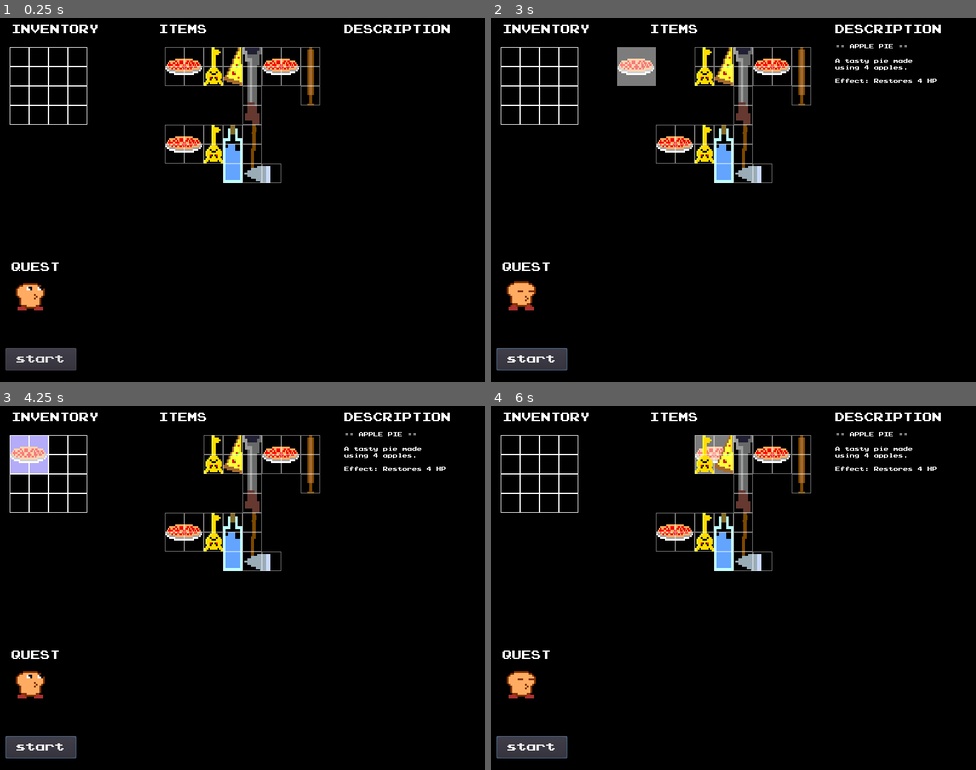
Above: before the commit, frames 1-4 (two rows, left to right).
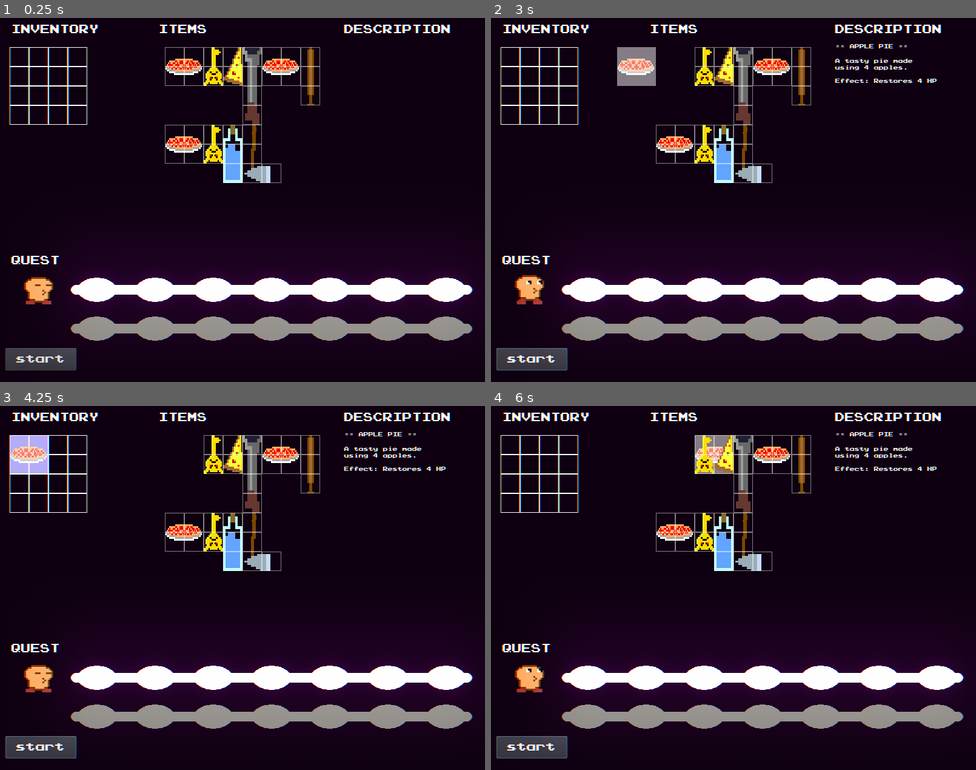
Above: after the commit, the same moments.

Repository: mcerdeira/inventory
Game: Godot game, scene res://scenes/Main.tscn
Two runs of this game, one before a commit and one after it. Both use one fixed random seed, a clock stepped at 60 frames per second and the inputs below.
Inputs (mouse positions are in pixels of both pictures, inside the frame that each line leads up to):
- Up to frame 1 (0.25 s): no input
- Up to frame 2 (3 s): click "start" at 0.5 s; click "start" at 1.25 s; click "start" at 2 s; drag from (675, 65) to (510, 58) at 2.77 s
- Up to frame 3 (4.25 s): drag from (213, 453) to (19, 446) at 3.52 s
- Up to frame 4 (6 s): tap Enter at 4.25 s; move the mouse to (723, 453) at 4.27 s; click (723, 453) at 4.42 s; drag from (743, 475) to (529, 446) at 5.02 s; drag from (772, 453) to (549, 446) at 5.77 s

The runs differ from the first frame. In frame 1, 29% of the frame differs, in the area x 1-100%, y 1-97%; in frame 2, 29%; in frame 3, 29%; in frame 4, 29%.

Commit message:
Agregar paths y efectos glow

Diff:
--- a/src/default_env.tres
+++ b/src/default_env.tres
@@ -3,5 +3,4 @@
 [sub_resource type="ProceduralSky" id=1]
 
 [resource]
-background_mode = 2
 background_sky = SubResource( 1 )
--- a/src/project.godot
+++ b/src/project.godot
@@ -63,5 +63,6 @@
 
 [rendering]
 
-environment/default_clear_color=Color( 0, 0, 0, 1 )
+2d/snapping/use_gpu_pixel_snap=true
+environment/default_clear_color=Color( 0.141176, 0.141176, 0.141176, 1 )
 environment/default_environment="res://default_env.tres"
--- /dev/null
+++ b/src/scenes/Background.tscn
@@ -0,0 +1,7 @@
+[gd_scene format=2]
+
+[node name="ColorRect" type="ColorRect"]
+margin_left = -352.0
+margin_top = 256.0
+margin_bottom = 608.0
+color = Color( 0, 0, 0, 1 )
--- a/src/scenes/Main.tscn
+++ b/src/scenes/Main.tscn
@@ -1,16 +1,24 @@
-[gd_scene load_steps=24 format=2]
+[gd_scene load_steps=30 format=2]
 
 [ext_resource path="res://fonts/prstartk.ttf" type="DynamicFontData" id=1]
 [ext_resource path="res://scenes/Slot.tscn" type="PackedScene" id=2]
 [ext_resource path="res://scenes/Information.gd" type="Script" id=3]
+[ext_resource path="res://scenes/path.tscn" type="PackedScene" id=5]
 [ext_resource path="res://art_vault/images/player_idle_spr_0.png" type="Texture" id=6]
 [ext_resource path="res://art_vault/images/player_idle_spr_1.png" type="Texture" id=7]
 [ext_resource path="res://art_vault/images/player_eyes_spr_1.png" type="Texture" id=8]
 [ext_resource path="res://art_vault/images/player_eyes_spr_0.png" type="Texture" id=9]
+[ext_resource path="res://scenes/player.gd" type="Script" id=10]
+[ext_resource path="res://scenes/Background.tscn" type="PackedScene" id=11]
 [ext_resource path="res://scenes/OutSide.gd" type="Script" id=16]
 [ext_resource path="res://scenes/InventoryArea.gd" type="Script" id=17]
 [ext_resource path="res://scenes/Main.gd" type="Script" id=18]
 
+[sub_resource type="Environment" id=19]
+background_mode = 4
+glow_enabled = true
+glow_hdr_threshold = 1.5
+
 [sub_resource type="DynamicFont" id=14]
 font_data = ExtResource( 1 )
 
@@ -22,6 +30,28 @@
 
 [sub_resource type="DynamicFont" id=4]
 font_data = ExtResource( 1 )
+
+[sub_resource type="DynamicFont" id=7]
+font_data = ExtResource( 1 )
+
+[sub_resource type="DynamicFont" id=8]
+size = 8
+font_data = ExtResource( 1 )
+
+[sub_resource type="RectangleShape2D" id=9]
+extents = Vector2( 113.5, 21 )
+
+[sub_resource type="RectangleShape2D" id=10]
+extents = Vector2( 112.125, 10 )
+
+[sub_resource type="RectangleShape2D" id=11]
+extents = Vector2( 27.5, 92 )
+
+[sub_resource type="RectangleShape2D" id=12]
+extents = Vector2( 30.5, 86.5 )
+
+[sub_resource type="RectangleShape2D" id=13]
+extents = Vector2( 64, 64 )
 
 [sub_resource type="SpriteFrames" id=5]
 animations = [ {
@@ -39,30 +69,44 @@
 "speed": 5.0
 } ]
 
-[sub_resource type="DynamicFont" id=7]
-font_data = ExtResource( 1 )
-
-[sub_resource type="DynamicFont" id=8]
-size = 8
-font_data = ExtResource( 1 )
-
-[sub_resource type="RectangleShape2D" id=9]
-extents = Vector2( 113.5, 21 )
-
-[sub_resource type="RectangleShape2D" id=10]
-extents = Vector2( 112.125, 10 )
-
-[sub_resource type="RectangleShape2D" id=11]
-extents = Vector2( 27.5, 92 )
-
-[sub_resource type="RectangleShape2D" id=12]
-extents = Vector2( 30.5, 86.5 )
-
-[sub_resource type="RectangleShape2D" id=13]
-extents = Vector2( 64, 64 )
+[sub_resource type="Shader" id=17]
+code = "shader_type canvas_item;
+
+uniform bool apply = true;
+uniform float amount = 0.1;
+uniform sampler2D offset_texture : hint_white;
+
+void fragment() {
+	vec4 texture_color = texture(SCREEN_TEXTURE, SCREEN_UV);
+	vec4 color = texture_color;
+
+	if (apply == true) {
+		float adjusted_amount = amount * texture(offset_texture, SCREEN_UV).r / 100.0;
+		color.r = texture(SCREEN_TEXTURE, vec2(SCREEN_UV.x + adjusted_amount, SCREEN_UV.y)).r;
+		color.g = texture(SCREEN_TEXTURE, SCREEN_UV).g;
+		color.b = texture(SCREEN_TEXTURE, vec2(SCREEN_UV.x - adjusted_amount, SCREEN_UV.y)).b;
+	}
+	COLOR = color;
+}"
+
+[sub_resource type="ShaderMaterial" id=18]
+shader = SubResource( 17 )
+shader_param/apply = true
+shader_param/amount = 0.1
 
 [node name="Main" type="Node2D"]
 script = ExtResource( 18 )
+
+[node name="BackGround" parent="." instance=ExtResource( 11 )]
+margin_left = -96.0
+margin_top = -32.0
+margin_right = 896.0
+margin_bottom = 640.0
+mouse_filter = 2
+color = Color( 0.0588235, 0.00392157, 0.0666667, 1 )
+
+[node name="WorldEnvironment" type="WorldEnvironment" parent="."]
+environment = SubResource( 19 )
 
 [node name="Slot" parent="." instance=ExtResource( 2 )]
 position = Vector2( 32, 64 )
@@ -132,8 +176,9 @@
 position = Vector2( 19, 403 )
 
 [node name="lbl_title" type="Label" parent="Quest"]
-margin_right = 40.0
-margin_bottom = 14.0
+margin_top = -11.0
+margin_right = 80.0
+margin_bottom = 5.0
 custom_fonts/font = SubResource( 2 )
 text = "QUEST"
 
@@ -145,19 +190,6 @@
 custom_fonts/font = SubResource( 4 )
 text = "start"
 
-[node name="player" type="Node2D" parent="Quest"]
-position = Vector2( 31, 55 )
-scale = Vector2( 3, 3 )
-
-[node name="player" type="AnimatedSprite" parent="Quest/player"]
-frames = SubResource( 5 )
-playing = true
-
-[node name="eyes" type="AnimatedSprite" parent="Quest/player"]
-frames = SubResource( 6 )
-speed_scale = 0.5
-playing = true
-
 [node name="Information" type="Node2D" parent="."]
 position = Vector2( 568, 11 )
 script = ExtResource( 3 )
@@ -208,3 +240,40 @@
 [node name="CollisionShape2D" type="CollisionShape2D" parent="InventoryArea"]
 position = Vector2( 80, 112 )
 shape = SubResource( 13 )
+
+[node name="HerosPath" type="Node2D" parent="."]
+
+[node name="player" type="Node2D" parent="HerosPath"]
+position = Vector2( 64, 448 )
+scale = Vector2( 3, 3 )
+script = ExtResource( 10 )
+
+[node name="player" type="AnimatedSprite" parent="HerosPath/player"]
+frames = SubResource( 5 )
+playing = true
+__meta__ = {
+"_edit_lock_": true
+}
+
+[node name="eyes" type="AnimatedSprite" parent="HerosPath/player"]
+frames = SubResource( 6 )
+frame = 1
+speed_scale = 0.5
+playing = true
+__meta__ = {
+"_edit_lock_": true
+}
+
+[node name="path1" parent="HerosPath" instance=ExtResource( 5 )]
+
+[node name="path2" parent="HerosPath" instance=ExtResource( 5 )]
+position = Vector2( 448, 512 )
+index = 1
+
+[node name="ChromeAbrr" type="ColorRect" parent="."]
+material = SubResource( 18 )
+margin_left = -64.0
+margin_top = -64.0
+margin_right = 928.0
+margin_bottom = 608.0
+mouse_filter = 2
--- /dev/null
+++ b/src/scenes/MileStone.gd
@@ -0,0 +1,8 @@
+extends Node2D
+var index = 0
+
+func _ready():
+	index = get_parent().index
+
+func _physics_process(delta):
+	$back.frame = (Global.path == index)
--- /dev/null
+++ b/src/scenes/MileStone.tscn
@@ -0,0 +1,20 @@
+[gd_scene load_steps=5 format=2]
+
+[ext_resource path="res://sprites/milestoneback1.png" type="Texture" id=1]
+[ext_resource path="res://sprites/milestoneback.png" type="Texture" id=2]
+[ext_resource path="res://scenes/MileStone.gd" type="Script" id=3]
+
+[sub_resource type="SpriteFrames" id=17]
+animations = [ {
+"frames": [ ExtResource( 1 ), ExtResource( 2 ) ],
+"loop": true,
+"name": "default",
+"speed": 5.0
+} ]
+
+[node name="MileStone" type="Node2D"]
+position = Vector2( -320, 0 )
+script = ExtResource( 3 )
+
+[node name="back" type="AnimatedSprite" parent="."]
+frames = SubResource( 17 )
--- /dev/null
+++ b/src/scenes/area.gd
@@ -0,0 +1,13 @@
+extends Area2D
+var index = 0
+
+func _ready():
+	index = get_parent().index
+
+func _physics_process(delta):
+	get_parent().frame = (Global.path == index)
+
+func _on_area_input_event(viewport, event, shape_idx):
+	if event is InputEventMouseButton and event.pressed:
+		Global.path = index
+		Global.player_obj.position.y = get_parent().position.y
--- /dev/null
+++ b/src/scenes/path.gd
@@ -0,0 +1,14 @@
+extends AnimatedSprite
+export var index = 0
+var path = null
+var paths = [
+	[],
+	[2, 3, 5, 6],
+	[2, 4, 6],
+]
+
+func _ready():
+	path = Global.pick_random(paths)
+	for p in path:
+		var node = get_node("MileStone" + str(p))
+		node.queue_free()
--- /dev/null
+++ b/src/scenes/path.tscn
@@ -0,0 +1,54 @@
+[gd_scene load_steps=8 format=2]
+
+[ext_resource path="res://sprites/path_line1.png" type="Texture" id=1]
+[ext_resource path="res://sprites/path_line.png" type="Texture" id=2]
+[ext_resource path="res://scenes/area.gd" type="Script" id=3]
+[ext_resource path="res://scenes/path.gd" type="Script" id=4]
+[ext_resource path="res://scenes/MileStone.tscn" type="PackedScene" id=5]
+
+[sub_resource type="SpriteFrames" id=16]
+animations = [ {
+"frames": [ ExtResource( 1 ), ExtResource( 2 ) ],
+"loop": true,
+"name": "default",
+"speed": 5.0
+} ]
+
+[sub_resource type="RectangleShape2D" id=15]
+extents = Vector2( 352, 10 )
+
+[node name="path1" type="AnimatedSprite"]
+modulate = Color( 1.5, 1.5, 1.5, 1 )
+position = Vector2( 448, 448 )
+frames = SubResource( 16 )
+script = ExtResource( 4 )
+
+[node name="MileStone1" parent="." instance=ExtResource( 5 )]
+position = Vector2( -288, 0 )
+
+[node name="MileStone2" parent="." instance=ExtResource( 5 )]
+position = Vector2( -192, 0 )
+
+[node name="MileStone3" parent="." instance=ExtResource( 5 )]
+position = Vector2( -96, 0 )
+
+[node name="MileStone4" parent="." instance=ExtResource( 5 )]
+position = Vector2( 0, 0 )
+
+[node name="MileStone5" parent="." instance=ExtResource( 5 )]
+position = Vector2( 96, 0 )
+
+[node name="MileStone6" parent="." instance=ExtResource( 5 )]
+position = Vector2( 192, 0 )
+
+[node name="MileStone7" parent="." instance=ExtResource( 5 )]
+position = Vector2( 288, 0 )
+
+[node name="area" type="Area2D" parent="."]
+script = ExtResource( 3 )
+
+[node name="collider" type="CollisionShape2D" parent="area"]
+visible = false
+shape = SubResource( 15 )
+
+[connection signal="input_event" from="area" to="area" method="_on_area_input_event"]
--- /dev/null
+++ b/src/scenes/player.gd
@@ -0,0 +1,4 @@
+extends Node2D
+
+func _ready():
+	Global.player_obj = self
--- a/src/scripts/Global.gd
+++ b/src/scripts/Global.gd
@@ -5,6 +5,8 @@
 var RUN_ITEMS = []
 var SfxMuted = false
 var ItemDataManager = null
+var player_obj = null
+var path = 0
 
 var apple = {
 	"name": "Apple",
Binary file added: src/sprites/lava_agit_H_spr_1.png
Not shown, added: src/sprites/lava_agit_H_spr_1.png.import
Binary file added: src/sprites/milestoneback.png
Not shown, added: src/sprites/milestoneback.png.import
Binary file added: src/sprites/milestoneback1.png
Not shown, added: src/sprites/milestoneback1.png.import
Binary file added: src/sprites/path_line.aseprite
Binary file added: src/sprites/path_line.png
Not shown, added: src/sprites/path_line.png.import
Binary file added: src/sprites/path_line1.png
Not shown, added: src/sprites/path_line1.png.import
